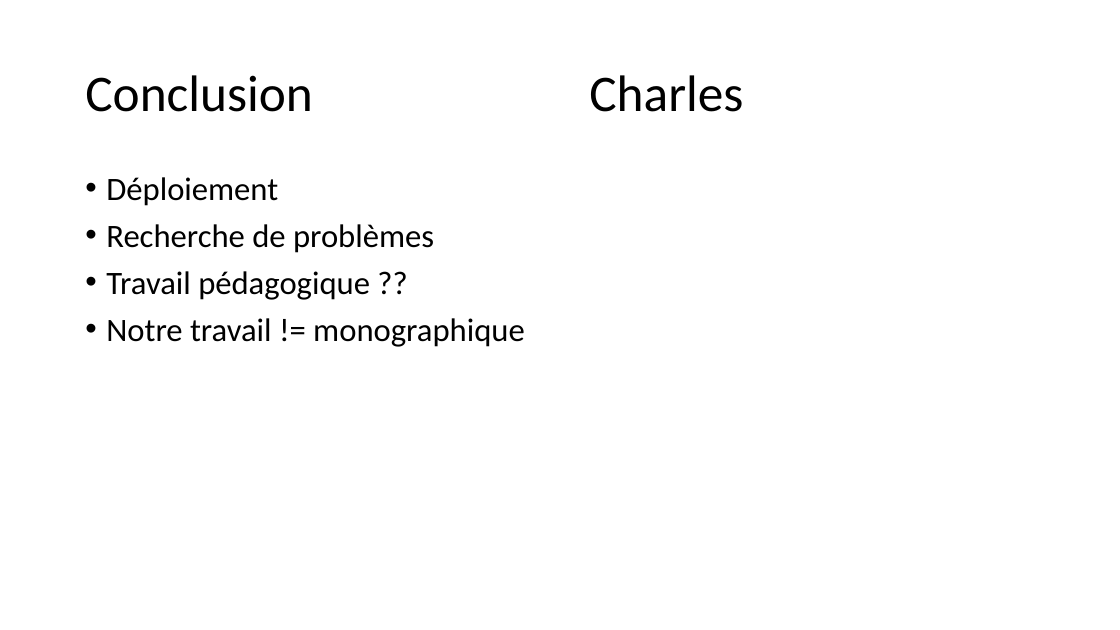
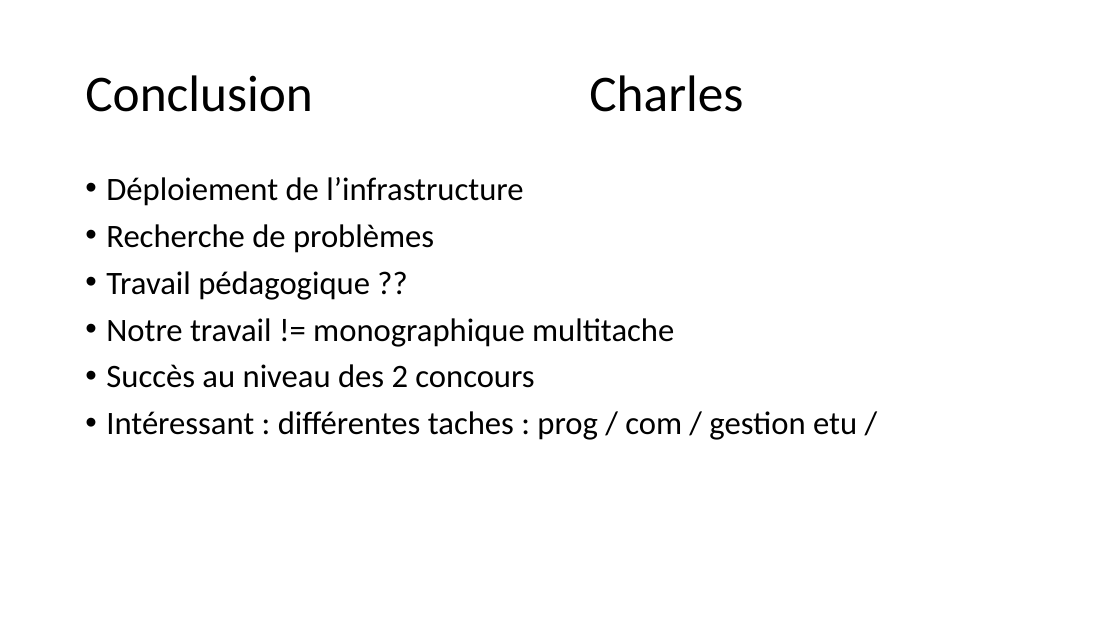
Before and after one commit to GRnice/ConcoursJuin, a slide deck: slide 15 of rapport/presentation.pptx (slide 14 before the commit). Drawn at 1120x630 pixels with LibreOffice and Linux fonts; fonts in the diff are those of the drawing. Boxes give left, top, right and bottom in pixels: in the first picture for what was removed or moved away, otherwise in the second. Text is boxed around its words. In the diff, an @@ line names an element or a change of style, - is before the commit and + after.

```diff
--- a/rapport/presentation.pptx
+++ b/rapport/presentation.pptx
@@ text at [106,177,523,206]: text changed @@
-• Déploiement
+• Déploiement de l’infrastructure
@@ text at [106,318,857,440]: text changed @@
-• Notre travail != monographique
+• Notre travail != monographique multitache
+• Succès au niveau des 2 concours
+• Intéressant : différentes taches : prog / com / gestion etu /
```
Also in this commit, not shown: 9 other slides changed, 3 slides added, 2 slides removed.
